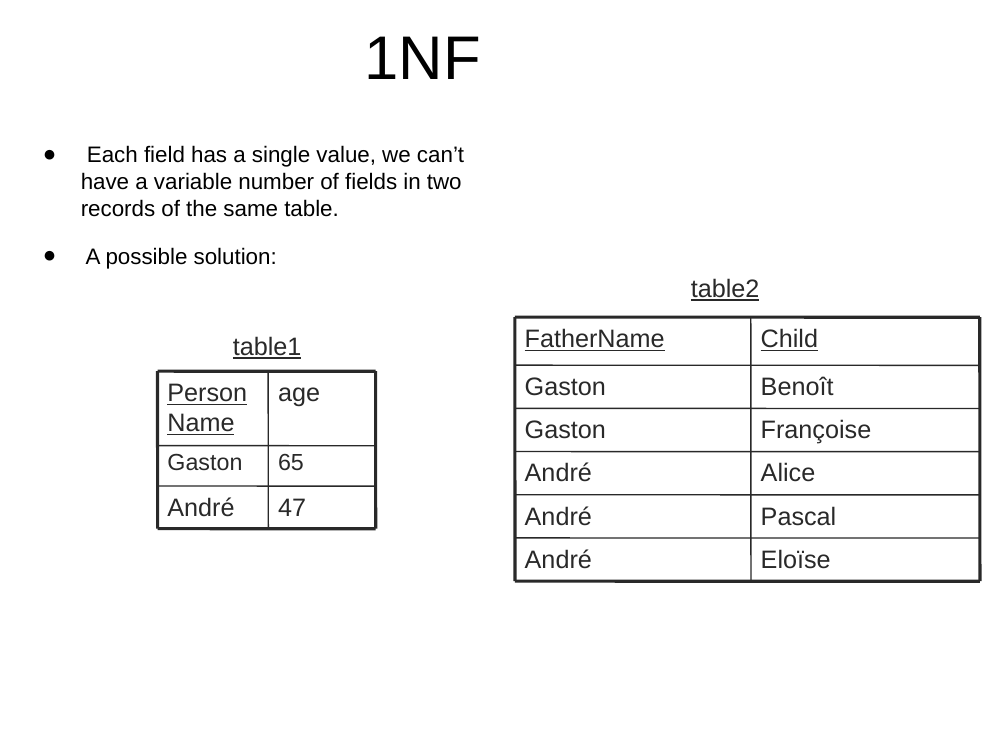
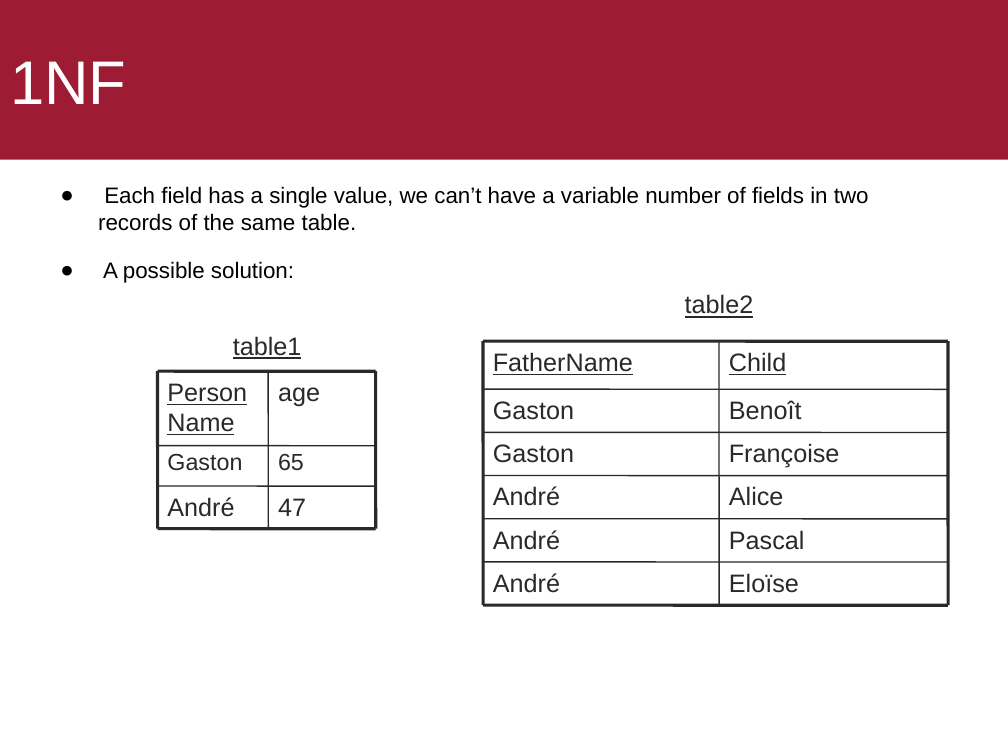
Before and after one commit to ekof-dss/teaching-samples-2021-22, a slide deck: slide 29 of presentations/05-01-realtional-model.ppt (slide 28 before the commit). Drawn at 1008x756 pixels with LibreOffice and Linux fonts; fonts in the diff are those of the drawing. Boxes give left, top, right and bottom in pixels: in the first picture for what was removed or moved away, otherwise in the second. Text is boxed around its words. In the diff, an @@ line names an element or a change of style, - is before the commit and + after.

```diff
--- a/presentations/05-01-realtional-model.ppt
+++ b/presentations/05-01-realtional-model.ppt
@@ title "1NF": place and size @@
-title "1NF" at (365,36,481,79)
+title "1NF" at (0,0,1008,159)
@@ title "1NF" at (0,0,1008,159): text colour #000000 to #FFFFFF; alignment centre to left; fill none to #9E1B34 @@
@@ text "Each field has a single ..." rewrapped from (81,145,464,269) to (98,186,869,283) @@
@@ text "table2": place and size @@
-text "table2" at (691,278,760,301)
+text "table2" at (685,294,754,318)
@@ 7 texts, 5 lines: place and size @@
-7 texts, 5 lines at (515,318,980,582)
+7 texts, 5 lines at (483,341,949,605)
@@ 4 lines, 3 texts: place and size @@
-4 lines, 3 texts at (515,408,980,569)
+4 lines, 3 texts at (483,389,948,550)
@@ text "Gaston": place and size @@
-text "Gaston" at (525,377,606,396)
+text "Gaston" at (493,444,574,463)
@@ text "André": place and size @@
-text "André" at (525,462,592,482)
+text "André" at (493,573,560,593)
@@ line moved from (515, 365) - (980, 365) to (483, 561) - (948, 562) @@
```
Also in this commit, not shown: 20 other slides changed, 1 slide added, 4 other files.
